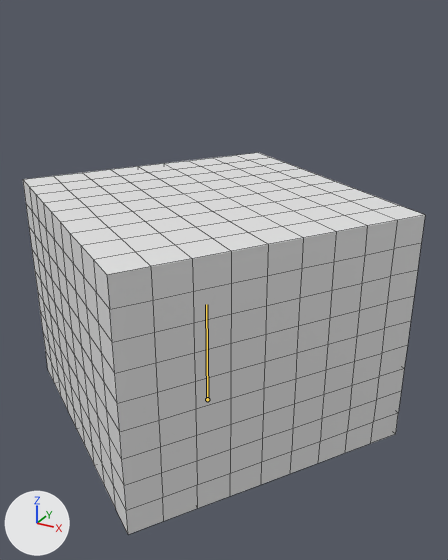
One commit to the FBX model YearLongProject/Assets/Fighters/TheCube/Models/Cube Character.fbx: the scene before it, then after it.
Before and after are seen from a 50 mm camera at (1.16, -1.96, 1.57) aimed at (0.09, -0.02, 0.6). The axes (+X, +Y, +Z) are drawn at lower left. The lights are the same throughout. The first picture is the older version. Both versions are drawn at frame 6 of the action 'Armature.001|Cube Light Attack'; the numbers are the values there. The bones that change are drawn over the model as lines. Mesh edges are drawn as thin lines.

Objects in the first picture: 'The Cube'.
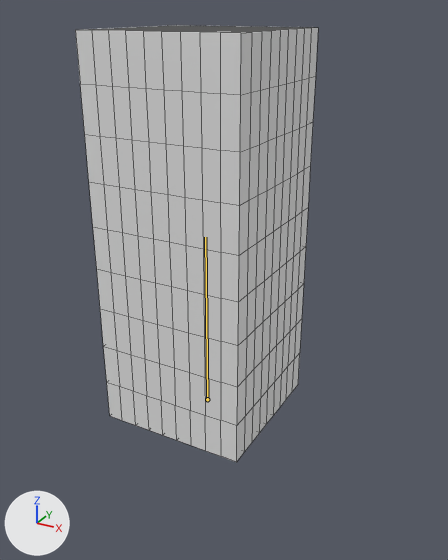
Changed parts and their boxes [x1, y1, x2, y2] in the pictures (448 x 560 px):
'The Cube', posed (39% narrower, 15% taller)
    before: [23, 153, 425, 534]
    after: [75, 25, 318, 462]
bone 'Main', root to tip
    before: (207, 399) to (206, 304)
    after: (207, 399) to (205, 237)

What the commit changed:
Bone 'Main' (bone_main) turns from (0, 56, 0) to (0, 0, 0) degrees about its own x, y and z.
Bone 'Main' (bone_main) is rescaled from (1.13, 0.92, 1.13) to (0.6, 1.5, 0.6).
